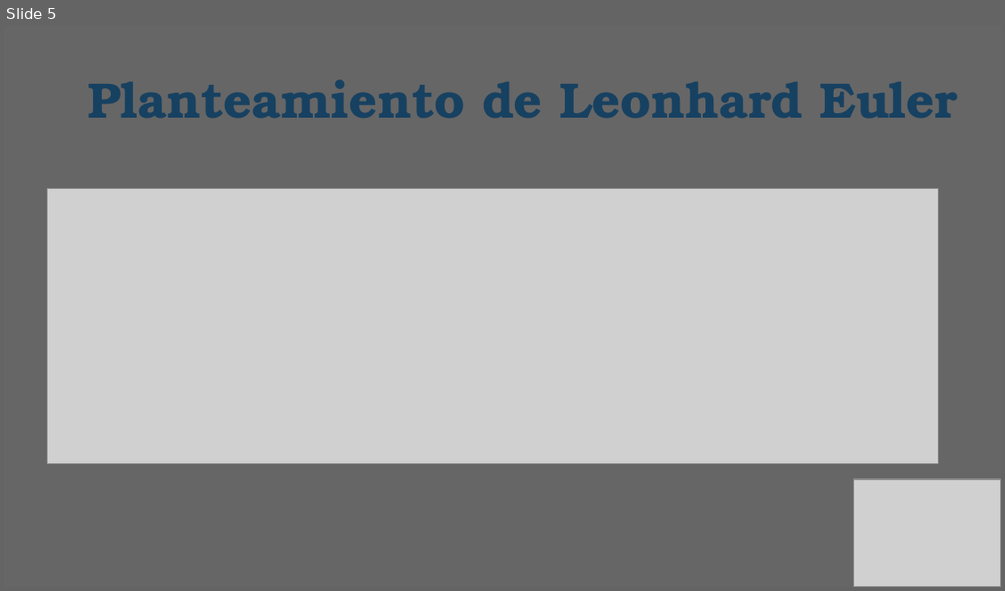
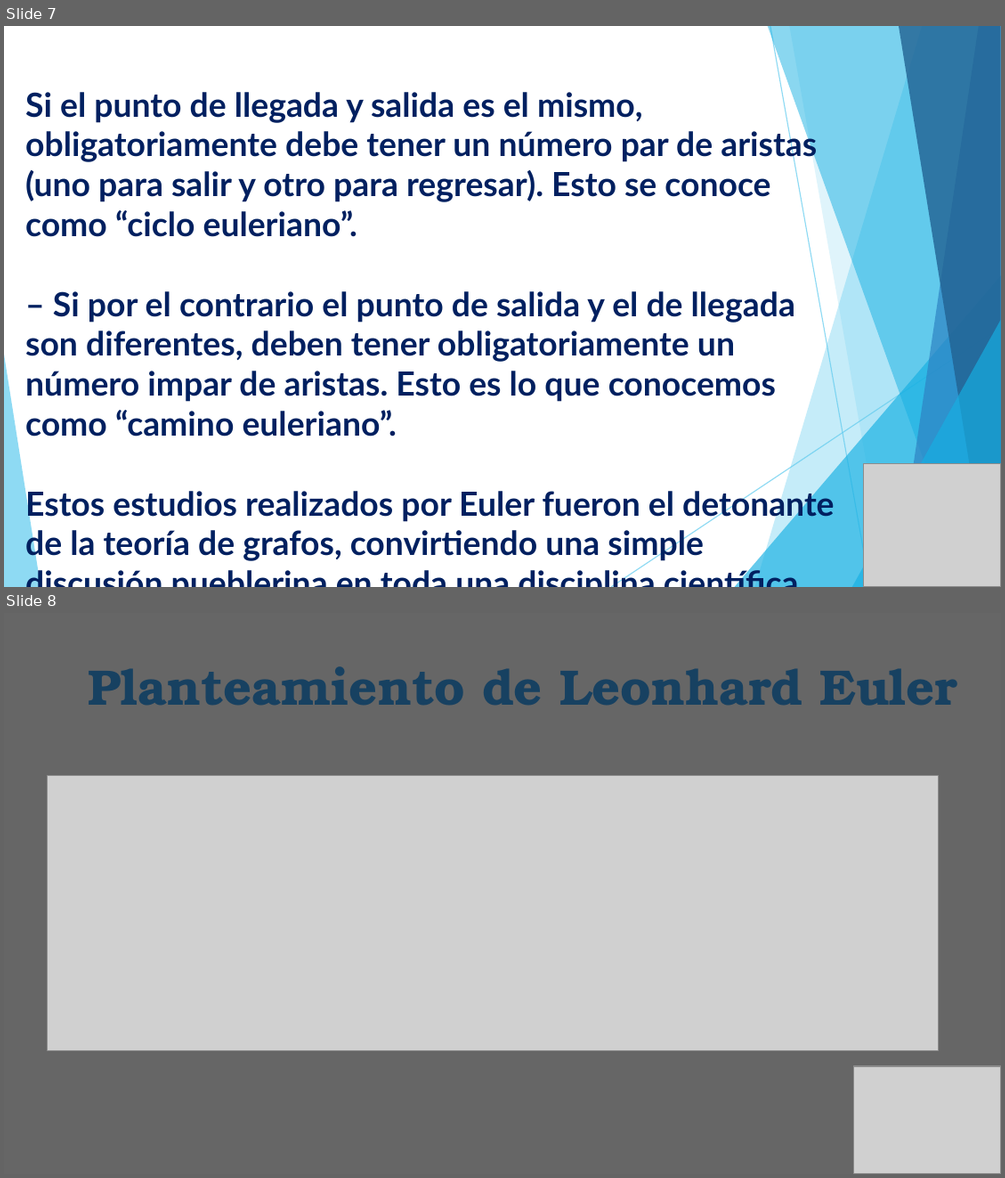
Before and after one commit to Yefri97/Introduction-to-Graph-Theory, a slide deck: PRESENTACIÓN TALLER GRAFOS.pptx. Shown one above the other, each under a label of ours: slide 5 before the commit, slides 7 and 8 after it. The pictures are 1005x591 and 1005x1178 pixels, drawn with LibreOffice and Linux fonts; fonts in the diff are those of the drawing; grey boxes stand for pictures. Boxes give left, top, right and bottom in pixels: in the first picture for what was removed or moved away, otherwise in the second. Text is boxed around its words. In the diff, an @@ line names an element or a change of style, - is before the commit and + after.

```diff
--- a/PRESENTACIÓN TALLER GRAFOS.pptx
+++ b/PRESENTACIÓN TALLER GRAFOS.pptx
@@ slide 7 added at bbox=[4, 26, 1001, 587], background #FFFFFF @@
@@ text added at bbox=[25, 92, 833, 562], 24 pt, text #002060, bold @@
+Si el punto de llegada y salida es el mismo, obligatoriamente debe tener un número par de aristas (uno para salir y otro para regresar). Esto se conoce como “ciclo euleriano”.
+– Si por el contrario el punto de salida y el de llegada son diferentes, deben tener obligatoriamente un número impar de aristas. Esto es lo que conocemos como “camino euleriano”.
+Estos estudios realizados por Euler fueron el detonante de la teoría de grafos, convirtiendo una simple discusión pueblerina en toda una disciplina científica.
@@ group added at bbox=[4, 26, 1001, 587]: 5 freeform shapes, 3 triangles, 2 lines @@
@@ picture added at bbox=[863, 464, 1001, 587] @@
@@ what was slide 5 is now slide 8 @@
```
Also in this commit, not shown: 3 other slides added, 1 other file.
